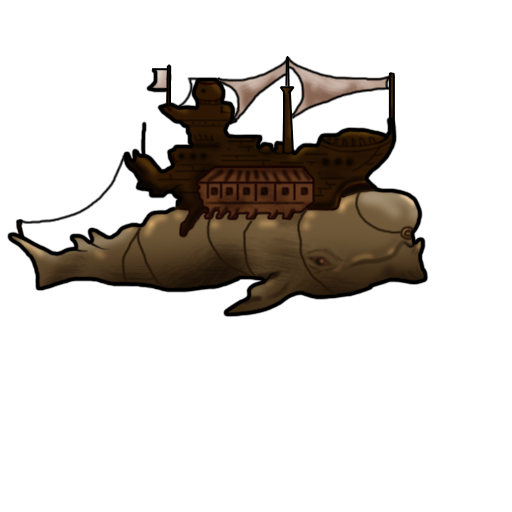
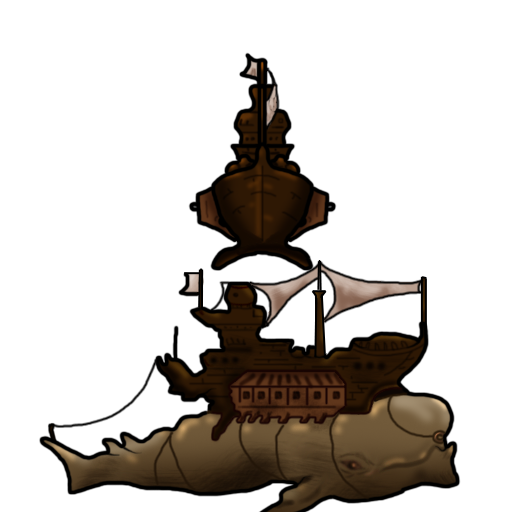
Revision of a layered 512×512 image; what changed, layer by layer:
removed layer "Layer 1" over bbox(7, 56, 429, 318)
added layer "Layer 4" above "Layer 5" over bbox(188, 52, 337, 271)
added layer "Layer 5" above "Layer 3" over bbox(191, 55, 334, 268)
painted on "Layer 2" over bbox(10, 58, 461, 512)
